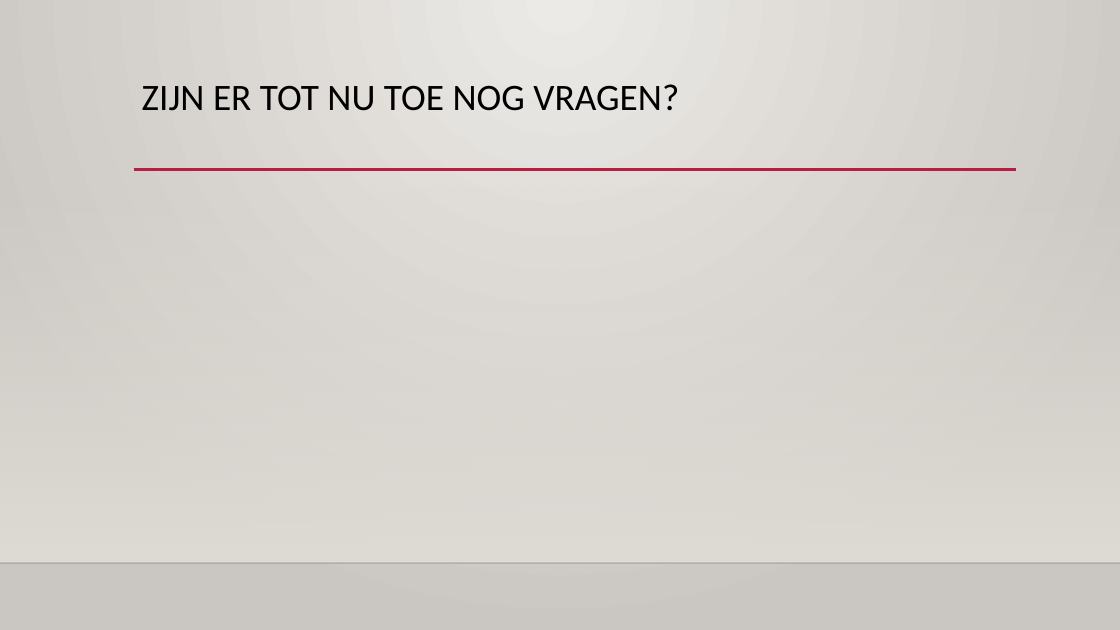
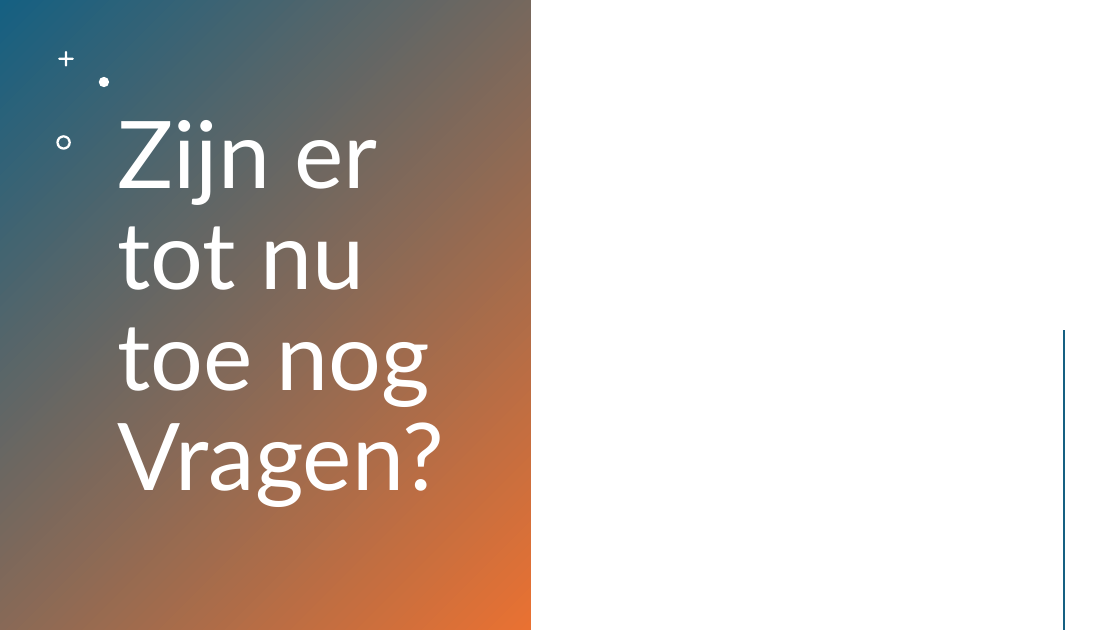
Before and after one commit to HANICA-DWA/project-sep23-klipspringer, a slide deck: slide 4 of groepsdocumenten/Presentatie - BKS.pptx. Drawn at 1120x630 pixels with LibreOffice and Linux fonts; fonts in the diff are those of the drawing; background and template pictures are left out. Boxes give left, top, right and bottom in pixels: in the first picture for what was removed or moved away, otherwise in the second. Text is boxed around its words. In the diff, an @@ line names an element or a change of style, - is before the commit and + after.

```diff
--- a/groepsdocumenten/Presentatie - BKS.pptx
+++ b/groepsdocumenten/Presentatie - BKS.pptx
@@ background gradient #ECEAE7 to #CAC7C1 to #FFFFFF @@
@@ rectangle added at (0,0,531,630), fill gradient #156082 to #E97132 @@
@@ freeform shape added at (58,51,74,67), fill #FFFFFF @@
@@ title "Zijn er tot nu toe ..." at (118,120,444,507): vertical alignment top to middle @@
@@ freeform shape added at (99,77,109,87), fill #FFFFFF @@
@@ freeform shape added at (56,135,71,150), fill #FFFFFF @@
@@ title at (118,120,444,507): text changed; size 32 to 80 pt; font Calibri to Lato; text colour #000000 to #FFFFFF @@
-ZIJN ER TOT NU TOE NOG VRAGEN?
+Zijn er tot nu toe nog Vragen?
@@ line removed from (134, 170) to (1017, 170) @@
@@ rectangle removed at (0,186,1120,563) @@
@@ line added from (1065, 332) to (1065, 629), #E97132 2 pt @@
@@ line removed from (0, 563) to (1120, 563) @@
```
Also in this commit, not shown: 6 other slides changed.
